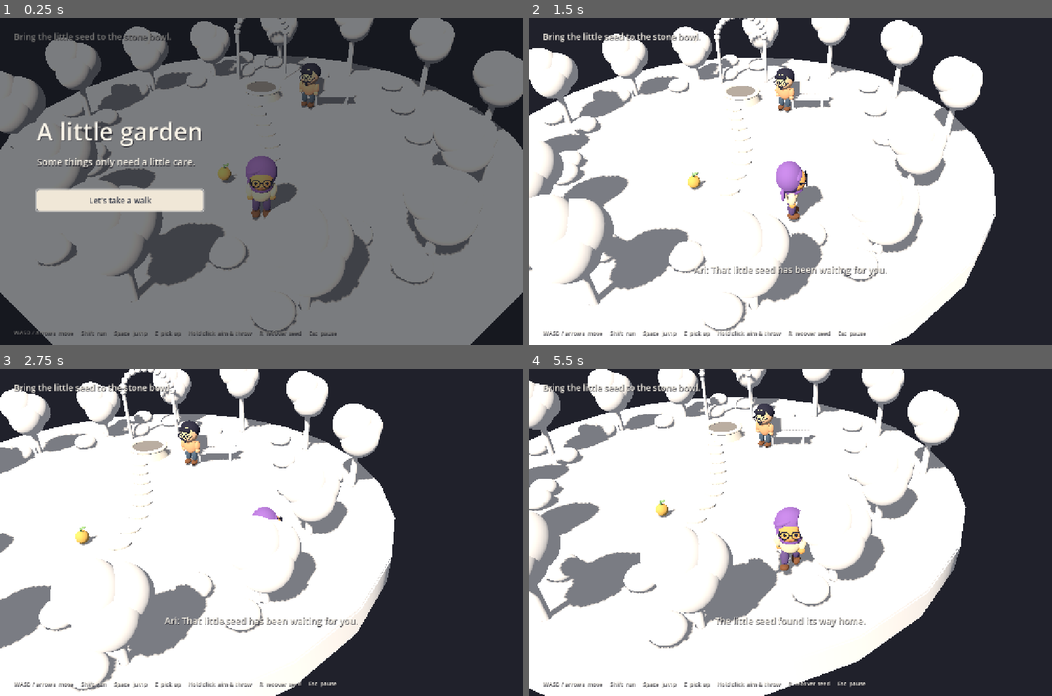
Above: before the commit, frames 1-4 (two rows, left to right).
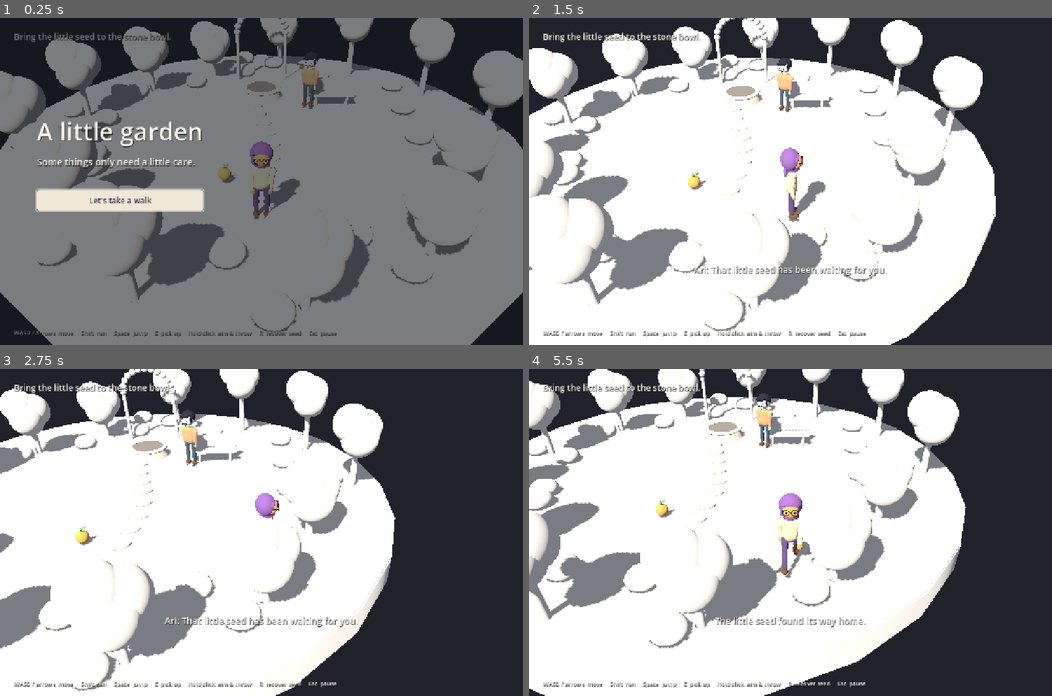
Above: after the commit, the same moments.

Repository: DancingPumpkin65/little-garden
Game: Godot game, scene res://main.tscn
Two runs of this game, one before a commit and one after it. Both use one fixed random seed, a clock stepped at 60 frames per second and the inputs below.
Inputs (mouse positions are in pixels of both pictures, inside the frame that each line leads up to):
- Up to frame 1 (0.25 s): no input
- Up to frame 2 (1.5 s): tap Enter at 0.5 s; move the mouse to (905, 165) at 0.52 s; hold D 0.53-1.25 s; tap E at 0.6 s; click (905, 165) at 0.67 s; tap Space at 0.77 s; drag from (685, 197) to (764, 246) at 1.27 s
- Up to frame 3 (2.75 s): move the mouse to (313, 460) at 2.02 s; hold D from 2.03 s (still down); hold Shift from 2.03 s (still down)
- Up to frame 4 (5.5 s): release D at 2.75 s; release Shift at 2.75 s; drag from (764, 597) to (633, 483) at 2.77 s; move the mouse to (947, 581) at 3.52 s; hold A 3.53-4.25 s; tap R at 3.6 s; tap Space at 3.77 s; drag from (633, 483) to (712, 450) at 4.27 s; move the mouse to (816, 532) at 5.02 s; hold S from 5.03 s (still down); tap E at 5.1 s; click (816, 532) at 5.17 s

The runs differ from the first frame. In frame 1, 1.3% of the frame differs, in the area x 47-62%, y 11-62%; in frame 2, 1.3%; in frame 3, 0.7%; in frame 4, 1.5%, in the area x 0-84%, y 0-94%.

Commit message:
Rebuild taller articulated bodies and match the companion reference face

Diff:
--- a/scripts/character.gd
+++ b/scripts/character.gd
@@ -7,6 +7,8 @@
 var left_leg := Node3D.new()
 var right_leg := Node3D.new()
 var head := Node3D.new()
+var knees: Array[Node3D] = []
+var elbows: Array[Node3D] = []
 var gait := 0.0
 var carrying := false
 var drive := Vector3.ZERO
@@ -18,27 +20,31 @@
 	var collision := CollisionShape3D.new()
 	var capsule := CapsuleShape3D.new()
 	capsule.radius = 0.3
-	capsule.height = 1.8
+	capsule.height = 2.7
 	collision.shape = capsule
-	collision.position.y = 0.9
+	collision.position.y = 1.35
 	add_child(collision)
 	add_child(visual)
-	var skin := Shapes.material(Color("e9b98e") if npc else Color("efa95f"))
+	var skin := Shapes.material(Color("eeece5") if npc else Color("efa95f"))
 	var ink := Shapes.material(Color("29293a"))
 	var coat := Shapes.material(Color("efad7c") if npc else Color("f2dfb8"))
 	var trouser := Shapes.material(Color("506273") if npc else Color("655080"))
 	var boots := Shapes.material(Color("815438"))
-	Shapes.sphere(visual, Vector3(0, 1.02, 0), Vector3(0.74, 0.85, 0.49), coat)
+	# The torso has a shoulder line, waist and hem; the hip is a separate volume.
+	Shapes.profile(visual, [Vector3(1.18, 0.01, 0.01), Vector3(1.22, 0.32, 0.19), Vector3(1.42, 0.28, 0.175), Vector3(1.66, 0.27, 0.18), Vector3(1.88, 0.35, 0.19), Vector3(1.98, 0.29, 0.16), Vector3(2.02, 0.13, 0.12)], coat)
+	Shapes.profile(visual, [Vector3(1.12, 0.22, 0.15), Vector3(1.25, 0.29, 0.18), Vector3(1.35, 0.25, 0.16)], trouser)
+	Shapes.cylinder(visual, Vector3(0, 2.06, 0), 0.105, 0.18, skin)
 	visual.add_child(head)
-	head.position.y = 1.67
+	head.position.y = 2.39
+	head.scale = Vector3.ONE * 0.7
 	# Fixed head geometry keeps the same proportions through every animation.
 	if npc:
 		Shapes.sphere(head, Vector3.ZERO, Vector3(0.91, 0.94, 0.83), skin)
 		Shapes.sphere(head, Vector3(0, 0.15, -0.1), Vector3(1.0, 0.84, 0.84), ink)
 		Shapes.sphere(head, Vector3(0, -0.09, 0.17), Vector3(0.77, 0.63, 0.62), skin)
-		for i in range(3):
-			var fringe := Shapes.sphere(head, Vector3(-0.24 + i * 0.18, 0.23, 0.31), Vector3(0.29, 0.25, 0.24), ink)
-			fringe.rotation.z = -0.3
+		var fringe := Shapes.sphere(head, Vector3(-0.07, 0.24, 0.29), Vector3(0.77, 0.34, 0.27), ink)
+		fringe.rotation.z = 0.2
+		Shapes.sphere(head, Vector3(0.36, 0.02, 0.19), Vector3(0.16, 0.41, 0.23), ink)
 	else:
 		build_hijab()
 		Shapes.sphere(head, Vector3(0, -0.065, 0.17), Vector3(0.77, 0.76, 0.64), skin)
@@ -47,27 +53,37 @@
 		Shapes.sphere(head, Vector3(side * 0.25, -0.15, 0.44), Vector3(0.1, 0.045, 0.025), Shapes.material(Color("e59c7d")))
 	Shapes.sphere(head, Vector3(0, -0.13, 0.49), Vector3(0.09, 0.075, 0.08), skin)
 	Shapes.sphere(head, Vector3(0, -0.24, 0.455), Vector3(0.09, 0.025, 0.025), Shapes.material(Color("a75f4f")))
-	build_glasses(ink)
+	if not npc: build_glasses(ink)
 	if npc:
 		for side in [-1.0, 1.0]:
-			var moustache := Shapes.sphere(head, Vector3(side * 0.075, -0.205, 0.491), Vector3(0.19, 0.075, 0.075), ink)
+			var moustache := Shapes.sphere(head, Vector3(side * 0.09, -0.205, 0.491), Vector3(0.23, 0.08, 0.06), ink)
 			moustache.rotation.z = side * 0.2
-		# A small goatee beneath the mouth, separate from the mustache.
-		Shapes.sphere(head, Vector3(0, -0.32, 0.432), Vector3(0.15, 0.16, 0.065), ink)
 	for pair in [[left_arm, -1.0], [right_arm, 1.0]]:
 		var arm: Node3D = pair[0]
 		var side: float = pair[1]
 		visual.add_child(arm)
-		arm.position = Vector3(side * 0.4, 1.23, 0)
-		Shapes.sphere(arm, Vector3(0, -0.18, 0), Vector3(0.29, 0.52, 0.3), coat)
-		Shapes.sphere(arm, Vector3(0, -0.43, 0.02), Vector3(0.24, 0.25, 0.24), skin)
+		arm.position = Vector3(side * 0.35, 1.91, 0)
+		Shapes.profile(arm, [Vector3(-0.46, 0.09, 0.095), Vector3(-0.23, 0.115, 0.11), Vector3(-0.05, 0.135, 0.12), Vector3(0.04, 0.025, 0.025)], coat)
+		var elbow := Node3D.new()
+		arm.add_child(elbow)
+		elbow.position.y = -0.43
+		elbows.append(elbow)
+		Shapes.profile(elbow, [Vector3(-0.4, 0.072, 0.072), Vector3(-0.22, 0.088, 0.085), Vector3(0.02, 0.09, 0.095)], coat)
+		Shapes.sphere(elbow, Vector3(0, -0.44, 0.015), Vector3(0.17, 0.23, 0.15), skin)
 	for pair in [[left_leg, -1.0], [right_leg, 1.0]]:
 		var leg: Node3D = pair[0]
 		var side: float = pair[1]
 		visual.add_child(leg)
-		leg.position = Vector3(side * 0.19, 0.72, 0)
-		Shapes.sphere(leg, Vector3(0, -0.23, 0), Vector3(0.29, 0.62, 0.29), trouser)
-		Shapes.sphere(leg, Vector3(0, -0.58, 0.07), Vector3(0.31, 0.23, 0.44), boots)
+		leg.position = Vector3(side * 0.18, 1.27, 0)
+		Shapes.profile(leg, [Vector3(-0.58, 0.085, 0.09), Vector3(-0.3, 0.105, 0.12), Vector3(-0.04, 0.13, 0.14), Vector3(0.06, 0.075, 0.08)], trouser)
+		var knee := Node3D.new()
+		leg.add_child(knee)
+		knee.position.y = -0.55
+		knees.append(knee)
+		Shapes.profile(knee, [Vector3(-0.54, 0.068, 0.07), Vector3(-0.31, 0.088, 0.1), Vector3(-0.12, 0.094, 0.11), Vector3(0.03, 0.085, 0.09)], trouser)
+		Shapes.sphere(knee, Vector3(0, -0.6, 0.065), Vector3(0.22, 0.19, 0.37), boots)
+	left_arm.rotation.z = 0.08
+	right_arm.rotation.z = -0.08
 
 func build_glasses(frame_material: Material) -> void:
 	for side in [-1.0, 1.0]:
@@ -118,6 +134,10 @@
 	var stride := clampf(planar_speed / 4.0, 0, 1)
 	left_leg.rotation.x = sin(gait) * 0.6 * stride
 	right_leg.rotation.x = -sin(gait) * 0.6 * stride
+	knees[0].rotation.x = maxf(0, -cos(gait)) * 0.8 * stride
+	knees[1].rotation.x = maxf(0, cos(gait)) * 0.8 * stride
+	for elbow in elbows:
+		elbow.rotation.x = lerpf(elbow.rotation.x, -0.6 if carrying else -0.12 - stride * 0.15, delta * 12)
 	left_arm.rotation.x = lerpf(left_arm.rotation.x, -0.95 if carrying else -sin(gait) * 0.5 * stride, delta * 14)
 	right_arm.rotation.x = lerpf(right_arm.rotation.x, -0.95 if carrying else sin(gait) * 0.5 * stride, delta * 14)
 	left_arm.rotation.z = -0.13 if carrying else 0.08
--- a/scripts/game.gd
+++ b/scripts/game.gd
@@ -170,7 +170,7 @@
 	return Vector3(-sin(yaw), 0, -cos(yaw))
 
 func launch_velocity() -> Vector3:
-	return forward() * lerpf(4.8, 10.0, power) + Vector3.UP * lerpf(3.0, 5.0, power)
+	return forward() * lerpf(4.8, 10.0, power) + Vector3.UP * lerpf(2.5, 4.5, power)
 
 func throw_seed() -> void:
 	if not held: return
@@ -230,7 +230,7 @@
 		if held: recover()
 	if held:
 		player.visual.rotation.y = lerp_angle(player.visual.rotation.y, atan2(forward().x, forward().z), delta * 10)
-		ball.position = player.position + Vector3(0, 1.1, 0) + forward() * 0.67
+		ball.position = player.position + Vector3(0, 1.55, 0) + forward() * 0.67
 		ball.rotation = Vector3(0, elapsed * 0.5, 0)
 		if charging: power = minf(1.0, power + delta * 0.65)
 	if stage == Stage.SEED and not held:
@@ -252,8 +252,8 @@
 	camera.position = camera.position.lerp(focus + offset, 1.0 - exp(-delta * 4))
 	camera.look_at(focus)
 	if screenshot_mode == "characters":
-		camera.position = Vector3(0, 2.6, 6.8)
-		camera.look_at(Vector3(0, 1.2, 2))
+		camera.position = Vector3(0, 2.9, 7.6)
+		camera.look_at(Vector3(0, 1.4, 2))
 	update_hud()
 	update_aim()
 	if testing: self_test()
--- a/scripts/shapes.gd
+++ b/scripts/shapes.gd
@@ -45,3 +45,22 @@
 	body.add_child(collision)
 	parent.add_child(body)
 	return body
+
+# Elliptical cross-sections form one connected surface instead of stacked balls.
+static func profile(parent: Node3D, sections: Array[Vector3], mat: Material) -> MeshInstance3D:
+	var surface := SurfaceTool.new()
+	surface.begin(Mesh.PRIMITIVE_TRIANGLES)
+	var segments := 20
+	for row in range(sections.size() - 1):
+		var low := sections[row]
+		var high := sections[row + 1]
+		for i in range(segments):
+			var a := i * TAU / segments
+			var b := (i + 1) * TAU / segments
+			var points := [Vector3(cos(a) * low.y, low.x, sin(a) * low.z), Vector3(cos(b) * low.y, low.x, sin(b) * low.z), Vector3(cos(b) * high.y, high.x, sin(b) * high.z), Vector3(cos(a) * high.y, high.x, sin(a) * high.z)]
+			for index in [0, 1, 2, 0, 2, 3]:
+				surface.set_smooth_group(0)
+				surface.add_vertex(points[index])
+	surface.index()
+	surface.generate_normals()
+	return mesh(parent, surface.commit(), Vector3.ZERO, mat)
